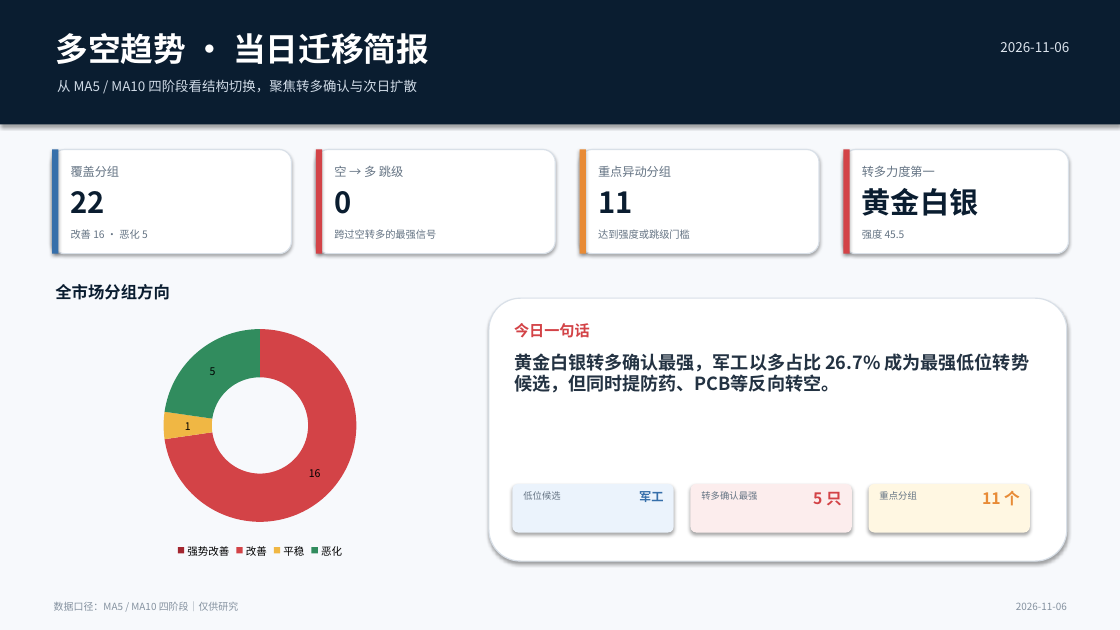
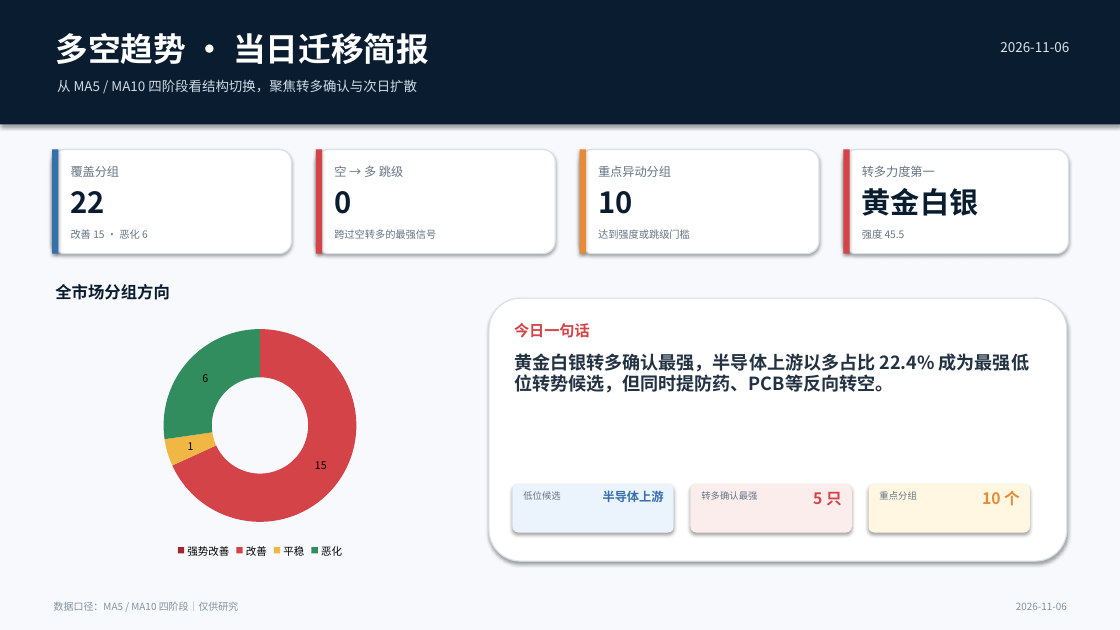
Before and after one commit to nancybhc/a-share-blast-lab, a slide deck: slide 1 of assets/多空阶段简报_2026-11-06.pptx. Drawn at 1120x630 pixels with LibreOffice and Linux fonts; fonts in the diff are those of the drawing. Boxes give left, top, right and bottom in pixels: in the first picture for what was removed or moved away, otherwise in the second. Text is boxed around its words. In the diff, an @@ line names an element or a change of style, - is before the commit and + after.

```diff
--- a/assets/多空阶段简报_2026-11-06.pptx
+++ b/assets/多空阶段简报_2026-11-06.pptx
@@ text at (598, 191, 632, 214): text changed @@
-11
+10
@@ text at (71, 229, 148, 239): text changed @@
-改善 16 · 恶化 5
+改善 15 · 恶化 6
@@ doughnut chart at (60, 318, 460, 561) @@
@@ Series 1, 改善: 16 to 15 @@
@@ Series 1, 恶化: 5 to 6 @@
@@ text at (514, 353, 1029, 393): text changed @@
-黄金白银转多确认最强，军工以多占比 26.7% 成为最强低位转势候选，但同时提防药、PCB等反向转空。
+黄金白银转多确认最强，半导体上游以多占比 22.4% 成为最强低位转势候选，但同时提防药、PCB等反向转空。
@@ text at (603, 490, 664, 502): text changed @@
-军工
+半导体上游
@@ text at (982, 491, 1020, 506): text changed @@
-11 个
+10 个
```
Also in this commit, not shown: 3 other slides changed, 6 other files.
